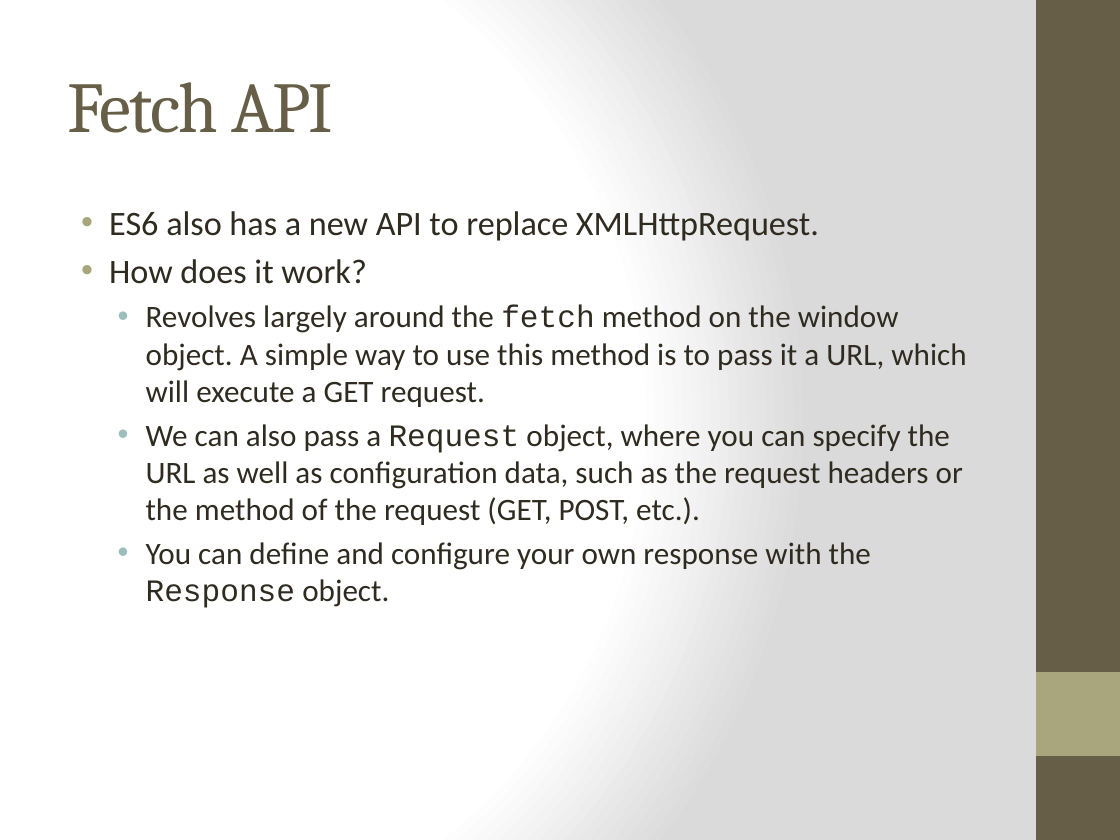
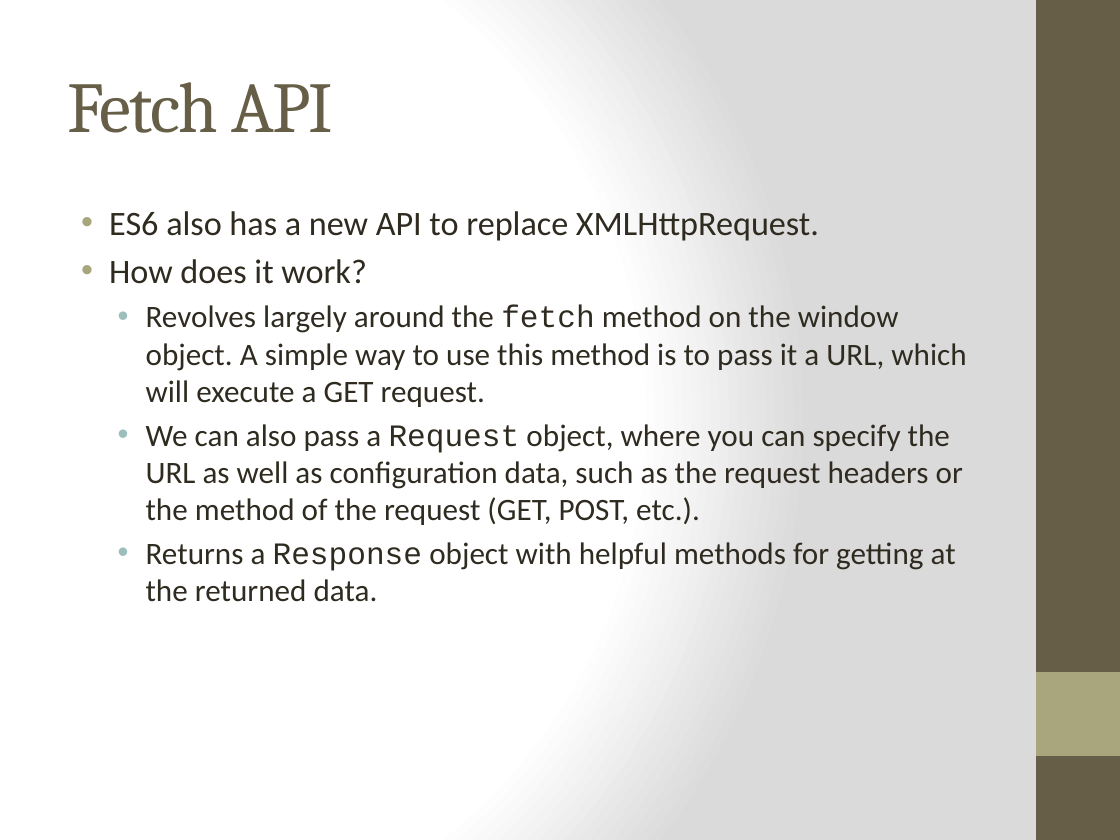
Before and after one commit to cheryly279/AsyncDiscussion, a slide deck: slide 25 of Async_Discussion_9_29_15.pptx. Drawn at 1120x840 pixels with LibreOffice and Linux fonts; fonts in the diff are those of the drawing. Boxes give left, top, right and bottom in pixels: in the first picture for what was removed or moved away, otherwise in the second. Text is boxed around its words. In the diff, an @@ line names an element or a change of style, - is before the commit and + after.

```diff
--- a/Async_Discussion_9_29_15.pptx
+++ b/Async_Discussion_9_29_15.pptx
@@ text at box(146, 542, 956, 602): text changed @@
-  • You can define and configure your own response with the Response object.
+  • Returns a Response object with helpful methods for getting at the returned data.
```
Also in this commit, not shown: 3 other slides changed, 7 other files.
